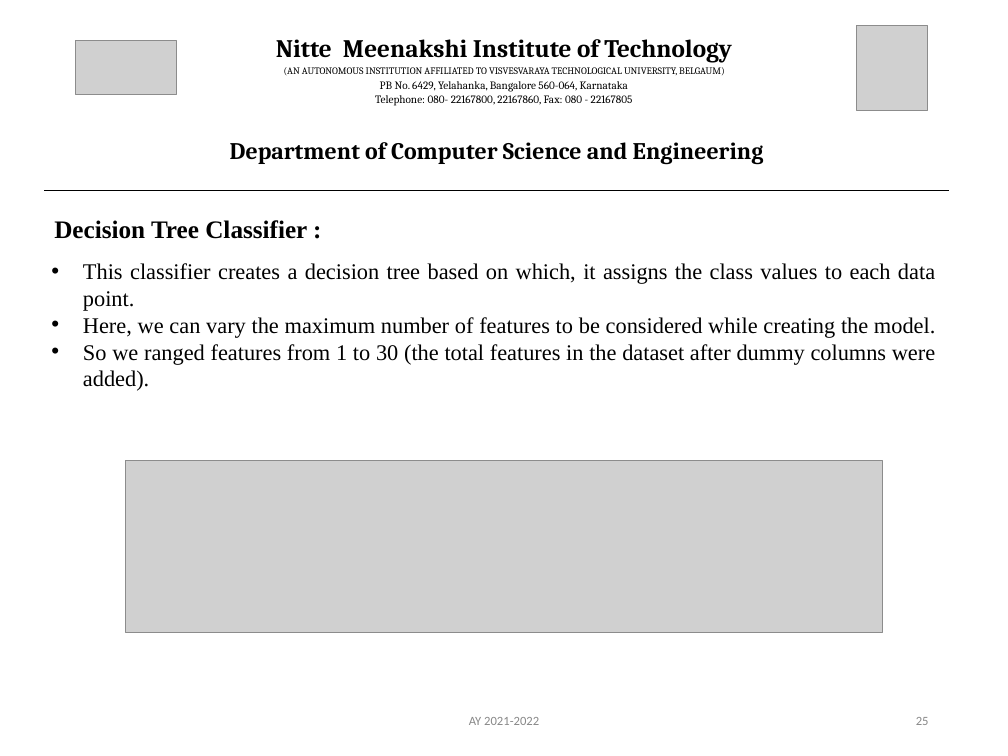
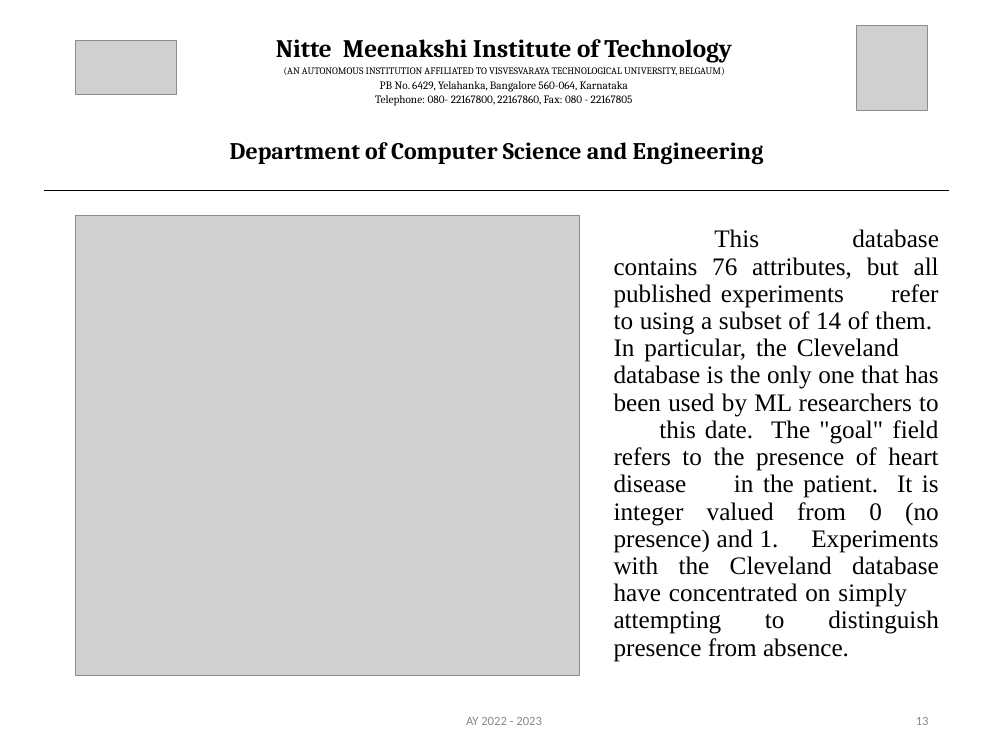
Before and after one commit to Anubhav4380/heartdiseaseprediction, a slide deck: slide 13 of docs/18PCS_36_Final_PPT.pptx (slide 25 before the commit). Drawn at 1008x756 pixels with LibreOffice and Linux fonts; fonts in the diff are those of the drawing; grey boxes stand for pictures. Boxes give left, top, right and bottom in pixels: in the first picture for what was removed or moved away, otherwise in the second. Text is boxed around its words. In the diff, an @@ line names an element or a change of style, - is before the commit and + after.

```diff
--- a/docs/18PCS_36_Final_PPT.pptx
+++ b/docs/18PCS_36_Final_PPT.pptx
@@ text removed at box(54, 220, 307, 239) @@
-Decision Tree Classifier :
@@ picture added at box(76, 216, 580, 675) @@
@@ text added at box(614, 229, 939, 662), 18 pt, text #000000 @@
+This database contains 76 attributes, but all published experiments refer to using a subset of 14 of them. In particular, the Cleveland database is the only one that has been used by ML researchers to this date. The "goal" field refers to the presence of heart disease in the patient. It is integer valued from 0 (no presence) and 1. Experiments with the Cleveland database have concentrated on simply attempting to distinguish presence from absence.
@@ text removed at box(83, 263, 935, 391) @@
-• This classifier creates a decision tree based on which, it assigns the class values to each data point.
-• Here, we can vary the maximum number of features to be considered while creating the model.
-• So we ranged features from 1 to 30 (the total features in the dataset after dummy columns were added).
@@ picture removed at box(126, 461, 882, 632) @@
@@ text at box(466, 717, 542, 725): text changed @@
-AY 2021-2022
+AY 2022 - 2023
@@ page number at box(916, 717, 929, 725): text changed @@
-25
+13
```
Also in this commit, not shown: 33 other slides changed, 2 slides added, 7 other files.
